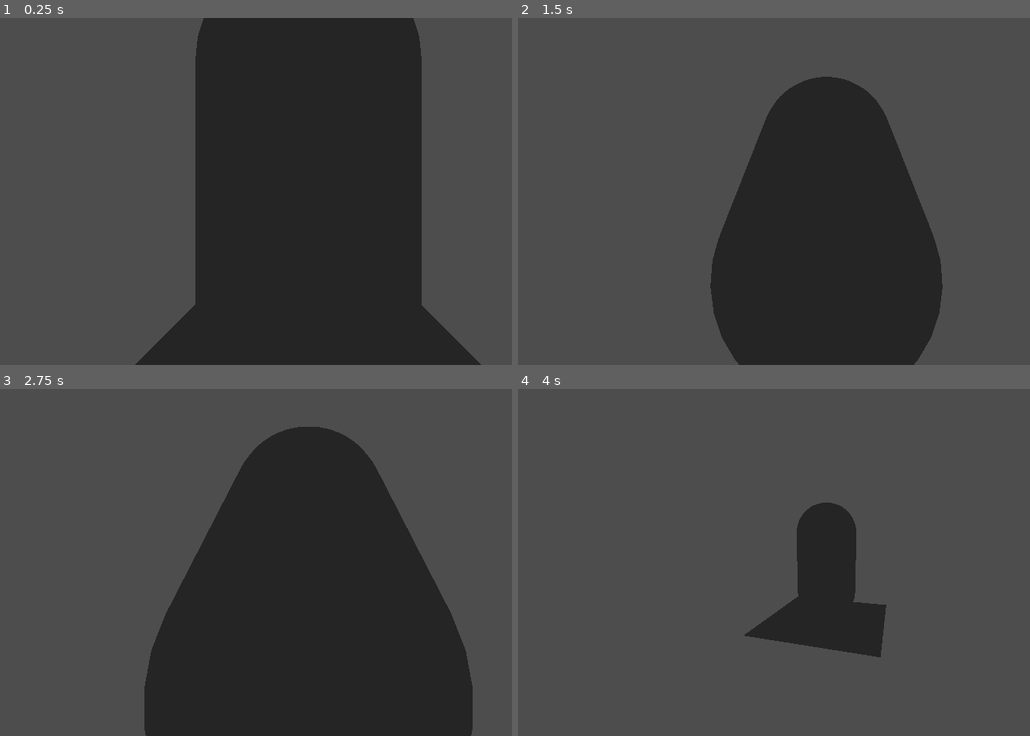
Above: before the commit, frames 1-4 (two rows, left to right).
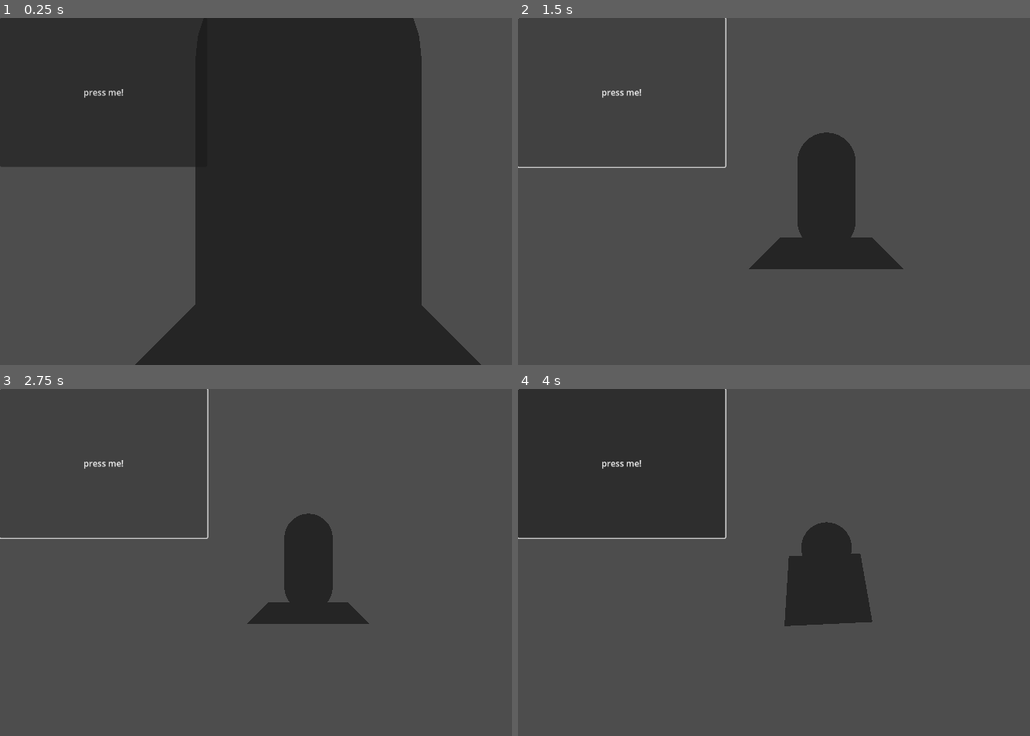
Above: after the commit, the same moments.

Repository: Into-The-Maze/arkanyx-nv
Game: Godot game, scene res://Scenes/world.tscn
Two runs of this game, one before a commit and one after it. Both use one fixed random seed, a clock stepped at 60 frames per second and the inputs below.
Inputs (mouse positions are in pixels of both pictures, inside the frame that each line leads up to):
- Up to frame 1 (0.25 s): no input
- Up to frame 2 (1.5 s): click (620, 90) at 0.5 s, where only the run after the commit has a clickable "press me!"; click (620, 90) at 1.25 s, where only the run after the commit has a clickable "press me!"
- Up to frame 3 (2.75 s): click (102, 461) at 2 s, where only the run after the commit has a clickable "press me!"
- Up to frame 4 (4 s): move the mouse to (861, 562) at 2.77 s; move the mouse to (794, 562) at 3.52 s

The runs differ from the first frame. In frame 1, 16% of the frame differs, in the area x 0-40%, y 0-43%; in frame 2, 24%; in frame 3, 38%, in the area x 0-93%, y 0-100%; in frame 4, 21%.

Commit message:
Added boilerplate for the grand return of InvController :)

Diff:
--- /dev/null
+++ b/Scenes/Inventory/Inventory_Controller.tscn
@@ -0,0 +1,14 @@
+[gd_scene load_steps=2 format=3 uid="uid://tifbh35o55rm"]
+
+[ext_resource type="Script" path="res://Scripts/Inventory/inventory_controller.gd" id="1_7jskc"]
+
+[node name="InventoryController" type="Control"]
+layout_mode = 3
+anchors_preset = 15
+anchor_right = 1.0
+anchor_bottom = 1.0
+grow_horizontal = 2
+grow_vertical = 2
+script = ExtResource("1_7jskc")
+
+[node name="SelectedItemImage" type="Sprite2D" parent="."]
--- a/Scenes/Inventory/inventory_slot.tscn
+++ b/Scenes/Inventory/inventory_slot.tscn
@@ -25,3 +25,12 @@
 layout_mode = 2
 
 [node name="Item" type="Sprite2D" parent="CenterContainer/Panel"]
+
+[node name="Interact" type="Button" parent="."]
+self_modulate = Color(1, 1, 1, 0)
+custom_minimum_size = Vector2(32, 32)
+layout_mode = 0
+offset_right = 32.0
+offset_bottom = 32.0
+
+[connection signal="button_down" from="Interact" to="." method="_on_interact_button_down"]
--- a/Scenes/character.tscn
+++ b/Scenes/character.tscn
@@ -1,10 +1,9 @@
-[gd_scene load_steps=9 format=3 uid="uid://dp5s7rhrwuaa4"]
+[gd_scene load_steps=8 format=3 uid="uid://dp5s7rhrwuaa4"]
 
 [ext_resource type="Script" path="res://Scripts/Player/player.gd" id="1_auuca"]
 [ext_resource type="Script" path="res://Scripts/Player/springarm.gd" id="1_phgx6"]
 [ext_resource type="Script" path="res://Scripts/Player/camera_interpolation.gd" id="2_6se4h"]
-[ext_resource type="Resource" uid="uid://etp4v2v1egm7" path="res://Scenes/Inventory/player_inventory.tres" id="2_p1niv"]
-[ext_resource type="PackedScene" uid="uid://b5m3njv4mbdmo" path="res://Scenes/Inventory/inventory.tscn" id="6_d2h06"]
+[ext_resource type="Resource" uid="uid://etp4v2v1egm7" path="res://Resources/player_inventory.tres" id="2_p1niv"]
 
 [sub_resource type="CapsuleShape3D" id="CapsuleShape3D_o4w3w"]
 radius = 0.45
@@ -44,6 +43,3 @@
 spring_length = 5.0
 
 [node name="SpringTarget" type="Node3D" parent="Pivot/SpringArm"]
-
-[node name="Inventory" parent="." instance=ExtResource("6_d2h06")]
-inventory_data = ExtResource("2_p1niv")
--- a/Scenes/world.tscn
+++ b/Scenes/world.tscn
@@ -21,7 +21,11 @@
 skeleton = NodePath("../../..")
 
 [node name="Character" parent="." instance=ExtResource("1_u2vbt")]
-transform = Transform3D(1, 0, 0, 0, 1, 0, 0, 0, 1, 0, 1, 0)
 
 [node name="WorldEnvironment" type="WorldEnvironment" parent="."]
 environment = SubResource("Environment_sxcsl")
+
+[node name="Button" type="Button" parent="."]
+offset_right = 387.0
+offset_bottom = 278.0
+text = "press me!"
--- /dev/null
+++ b/Scripts/Inventory/inventory_controller.gd
@@ -0,0 +1,9 @@
+extends Control
+
+@onready var selectedItemImage: Sprite2D = $SelectedItemImage
+
+var selectedItem: Inventory_Item
+
+func _process(_delta):
+	if selectedItemImage.texture != null:
+		selectedItemImage.position = get_global_mouse_position()
--- a/Scripts/Inventory/inventory_slot.gd
+++ b/Scripts/Inventory/inventory_slot.gd
@@ -1,6 +1,7 @@
 extends Panel
 
 @onready var item_display: Sprite2D = $CenterContainer/Panel/Item
+@onready var interact: Button = $Interact
 
 func update(item: Inventory_Item):
 	if !item:
@@ -8,3 +9,6 @@
 	else:
 		item_display.visible = true
 		item_display.texture = item.icon
+
+func _on_interact_button_down() -> void:
+	pass
Renamed: Scenes/Inventory/player_inventory.tres -> Resources/player_inventory.tres
